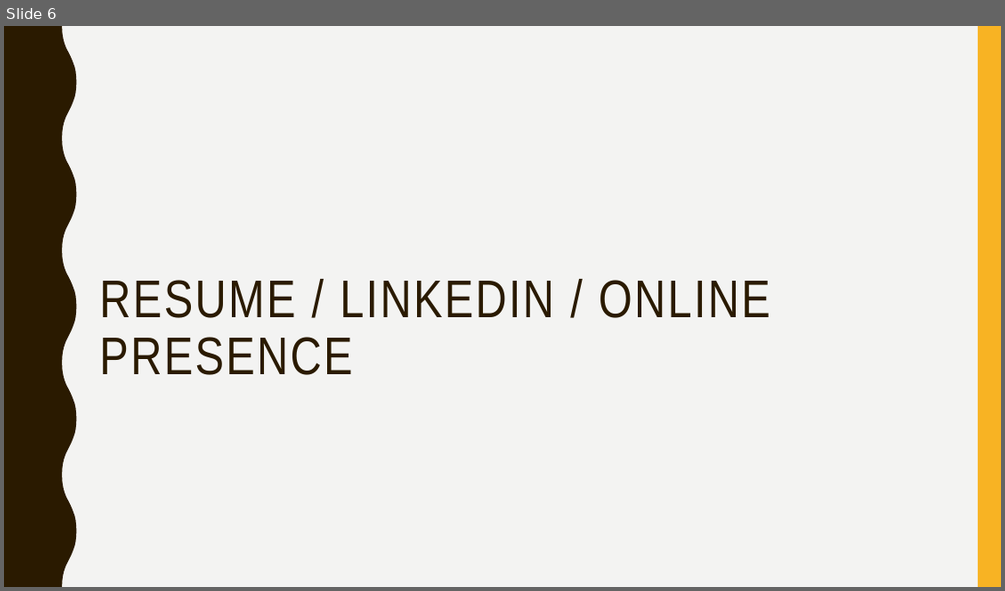
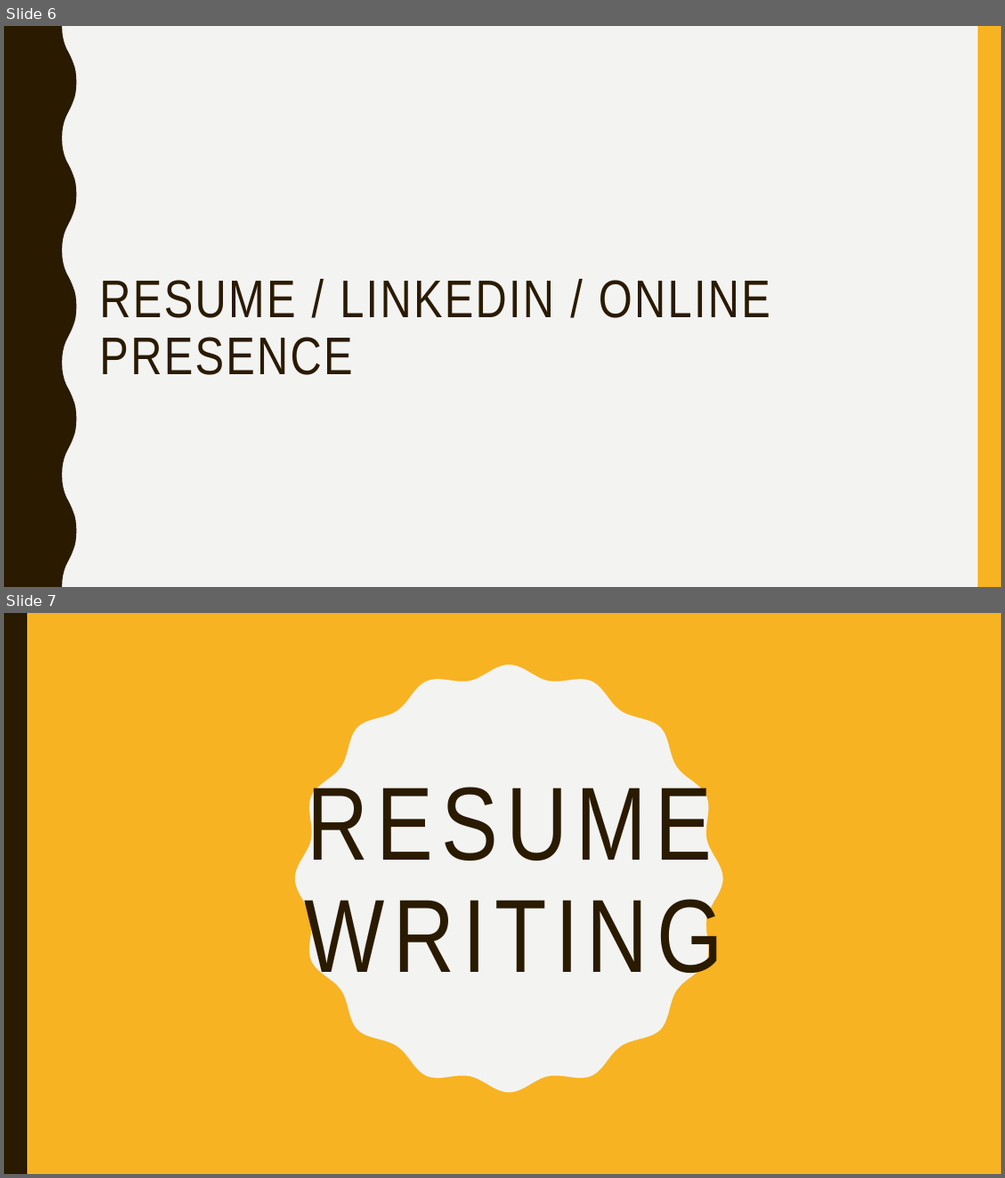
Before and after one commit to lakshmi-intechcode/jng_instr_folder, a slide deck: Job_Stuff/Jng_Job_Prezzie.pptx. Shown one above the other, each under a label of ours: slide 6 before the commit, slides 6 and 7 after it. The pictures are 1005x591 and 1005x1178 pixels, drawn with LibreOffice and Linux fonts; fonts in the diff are those of the drawing. Boxes give left, top, right and bottom in pixels: in the first picture for what was removed or moved away, otherwise in the second. Text is boxed around its words. In the diff, an @@ line names an element or a change of style, - is before the commit and + after.

```diff
--- a/Job_Stuff/Jng_Job_Prezzie.pptx
+++ b/Job_Stuff/Jng_Job_Prezzie.pptx
@@ slide 7 added at [4, 613, 1001, 1174], background #F8B323 @@
@@ rectangle added at [4, 613, 27, 1174], fill #2A1A00 @@
@@ freeform shape added at [295, 665, 723, 1093], fill #F3F3F2 @@
@@ title added at [305, 776, 723, 990], 100 pt, text #2A1A00 @@
+RESUME
+WRITING
```
Also in this commit, not shown: 1 slide changed, 9 other slides added, 1 slide removed.
